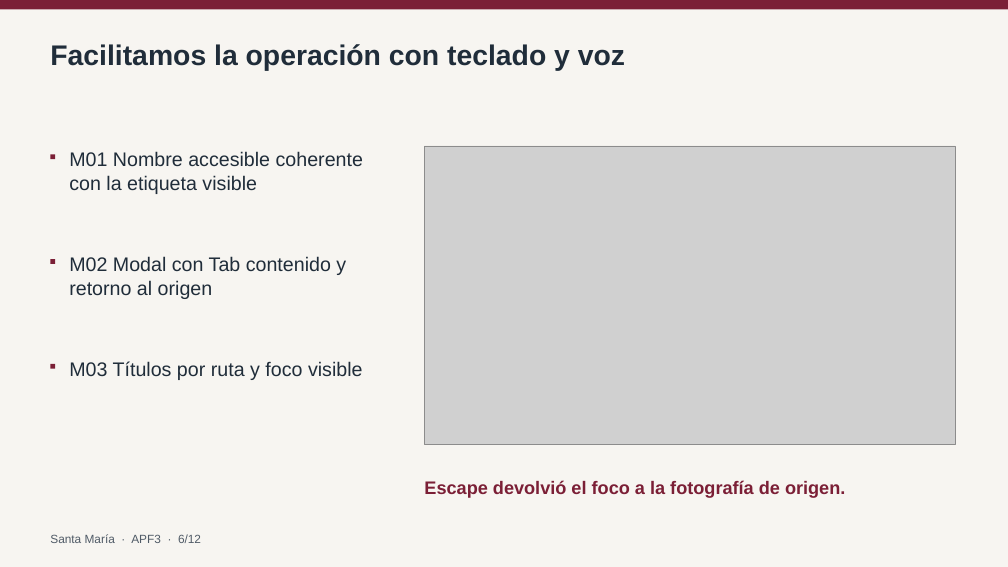
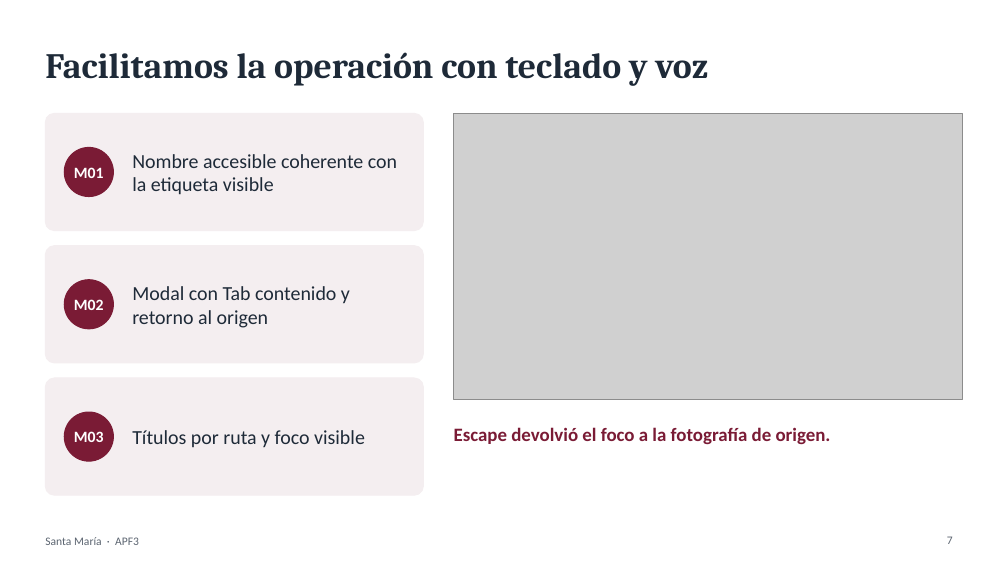
Before and after one commit to BruGeth/IHM_Colegio_Santa_Maria_Reyna_Angeles, a slide deck: slide 7 of avance informe 3/APF3_Grupo5_SantaMaria.pptx (slide 6 before the commit). Drawn at 1008x567 pixels with LibreOffice and Linux fonts; fonts in the diff are those of the drawing; grey boxes stand for pictures. Boxes give left, top, right and bottom in pixels: in the first picture for what was removed or moved away, otherwise in the second. Text is boxed around its words. In the diff, an @@ line names an element or a change of style, - is before the commit and + after.

```diff
--- a/avance informe 3/APF3_Grupo5_SantaMaria.pptx
+++ b/avance informe 3/APF3_Grupo5_SantaMaria.pptx
@@ background #F7F5F1 to #FFFFFF @@
@@ rectangle removed at (0,0,1008,9) @@
@@ title "Facilitamos la operación con teclado ...": place and size @@
-title "Facilitamos la operación con teclado ..." at (50,44,625,71)
+title "Facilitamos la operación con teclado ..." at (45,52,708,86)
@@ title "Facilitamos la operación con teclado ..." at (45,52,708,86): size 27 to 34 pt, font Arial to Cambria, text colour #202D3A to #1E2A38; vertical alignment top to middle @@
@@ rounded rectangle added at (45,113,423,231), fill #F4EEF0, outline #F4EEF0 1 pt @@
@@ picture: place and size @@
-picture at (424,146,955,445)
+picture at (454,113,963,400)
@@ ellipse added at (64,147,113,197), fill #7A1B35, outline #7A1B35 1 pt @@
@@ rectangle removed at (51,154,55,159) @@
@@ text added at (74,167,104,178), 15 pt, text #FFFFFF, bold @@
+M01
@@ text at (132,154,397,195): text changed; size 18.8 to 19 pt; font Arial to Calibri; text colour #202D3A to #1E2A38 @@
-M01 Nombre accesible coherente con la etiqueta visible
+Nombre accesible coherente con la etiqueta visible
@@ rounded rectangle added at (45,246,423,363), fill #F4EEF0, outline #F4EEF0 1 pt @@
@@ rectangle removed at (51,259,55,264) @@
@@ ellipse added at (64,280,113,329), fill #7A1B35, outline #7A1B35 1 pt @@
@@ text added at (74,299,104,310), 15 pt, text #FFFFFF, bold @@
+M02
@@ text at (132,286,350,328): text changed; size 18.8 to 19 pt; font Arial to Calibri; text colour #202D3A to #1E2A38 @@
-M02 Modal con Tab contenido y retorno al origen
+Modal con Tab contenido y retorno al origen
@@ rounded rectangle added at (45,378,423,495), fill #F4EEF0, outline #F4EEF0 1 pt @@
@@ rectangle removed at (51,364,55,368) @@
@@ vertical alignment top to middle in 3 elements at (132,286,350,328), (132,154,397,195), (132,430,365,447) @@
@@ ellipse added at (64,412,113,461), fill #7A1B35, outline #7A1B35 1 pt @@
@@ text "Escape devolvió el foco a ...": place and size @@
-text "Escape devolvió el foco a ..." at (424,480,845,498)
+text "Escape devolvió el foco a ..." at (454,427,831,445)
@@ text "Escape devolvió el foco a ..." at (454,427,831,445): size 17.2 to 18 pt, font Arial to Calibri, text colour #7B1F36 to #7A1B35; vertical alignment top to middle @@
@@ text added at (74,431,104,442), 15 pt, text #FFFFFF, bold @@
+M03
@@ text at (132,430,365,447): text changed; size 18.8 to 19 pt; font Arial to Calibri; text colour #202D3A to #1E2A38 @@
-M03 Títulos por ruta y foco visible
+Títulos por ruta y foco visible
@@ text added at (45,537,139,545), 11 pt, text #5B6470 @@
+Santa María · APF3
@@ text removed at (50,534,201,543) @@
-Santa María · APF3 · 6/12
@@ page number added at (947,536,953,544), 11 pt, text #5B6470 @@
+7
```
Also in this commit, not shown: 11 other slides changed.
